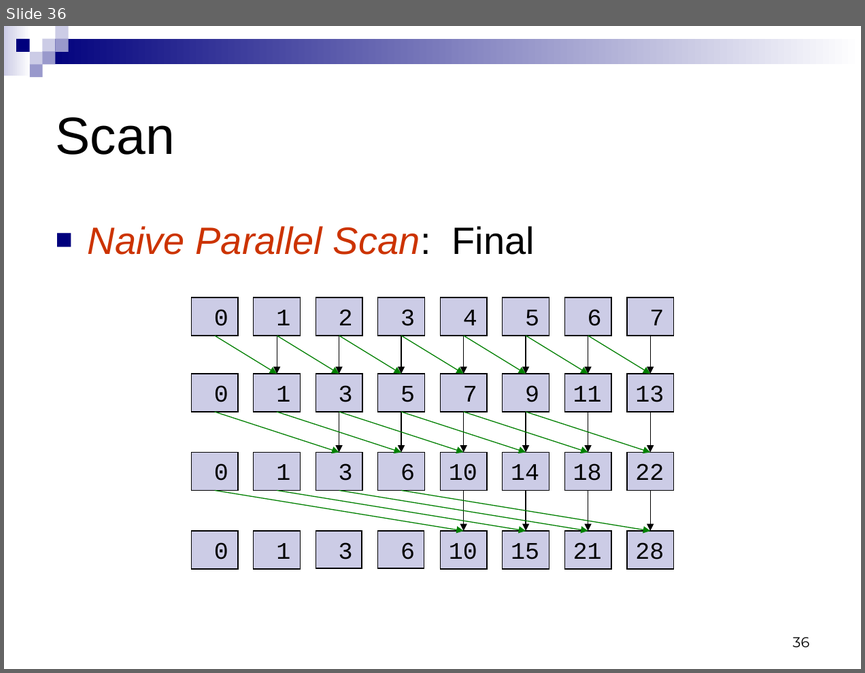
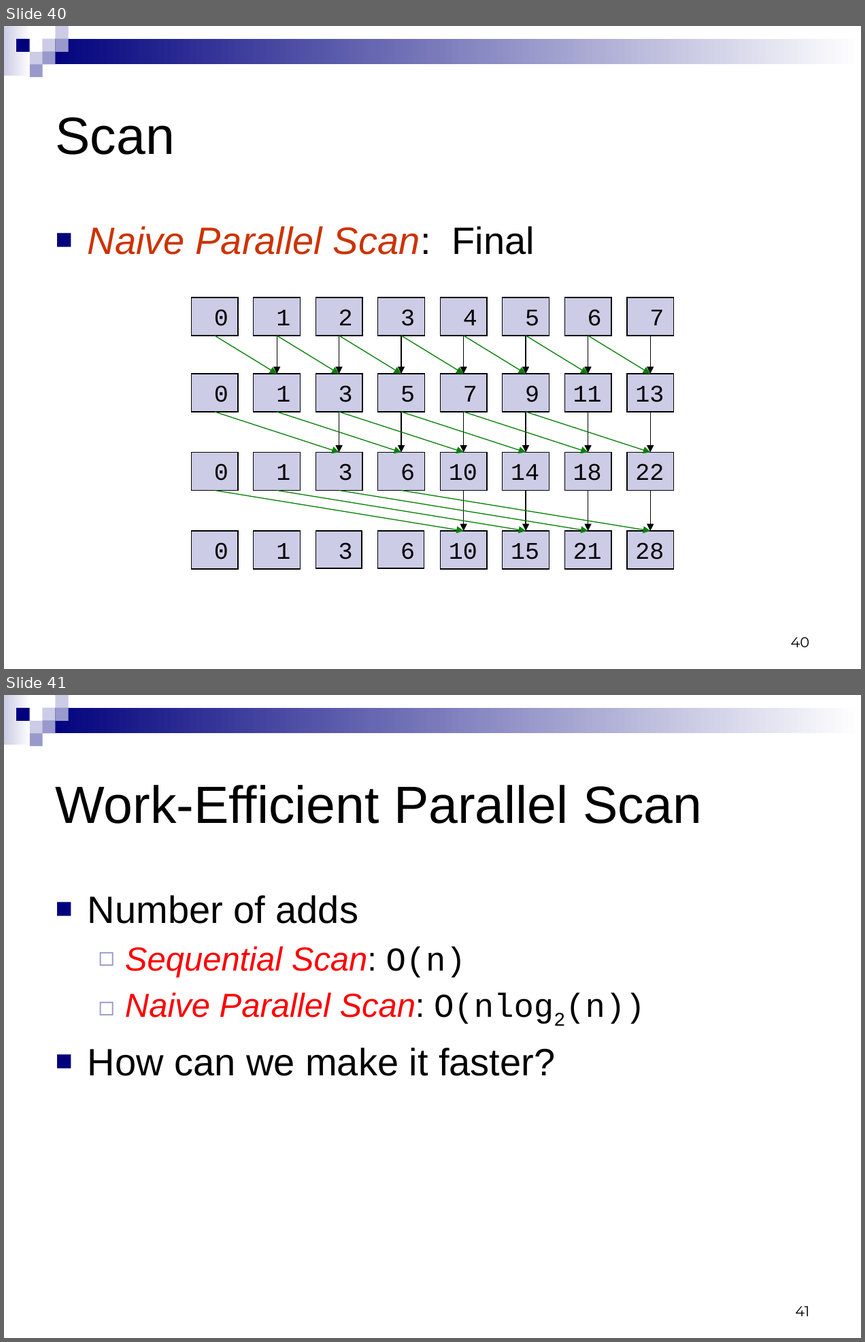
Before and after one commit to CIS565-Fall-2015/cis565-fall-2015.github.io, a slide deck: lectures/2-Parallel-Algorithms.pptx. Shown one above the other, each under a label of ours: slide 36 before the commit, slides 40 and 41 after it. The pictures are 865x673 and 865x1342 pixels, drawn with LibreOffice and Linux fonts; fonts in the diff are those of the drawing. Boxes give left, top, right and bottom in pixels: in the first picture for what was removed or moved away, otherwise in the second. Text is boxed around its words. In the diff, an @@ line names an element or a change of style, - is before the commit and + after.

Commit message:
Added Work Efficient Parallel Scan

```diff
--- a/lectures/2-Parallel-Algorithms.pptx
+++ b/lectures/2-Parallel-Algorithms.pptx
@@ slide 41 added at (4,695,861,1338), background #FFFFFF; not listed: 9 template elements that a slide beside it also shows @@
@@ title added at (56,785,702,824), 44 pt, text #000000 @@
+Work-Efficient Parallel Scan
@@ text added at (88,895,645,1076), 28 pt, text #000000 @@
+■ Number of adds
+  ◻ Sequential Scan: O(n)
+  ◻ Naive Parallel Scan: O(nlog2(n))
+■ How can we make it faster?
@@ page number added at (795,1306,809,1316), 12 pt, text #000000 @@
+41
@@ what was slide 36 is now slide 40 @@
@@ page number at (791,637,810,647): text changed @@
-36
+40
```
Also in this commit, not shown: 7 slides changed, 16 other slides added.
